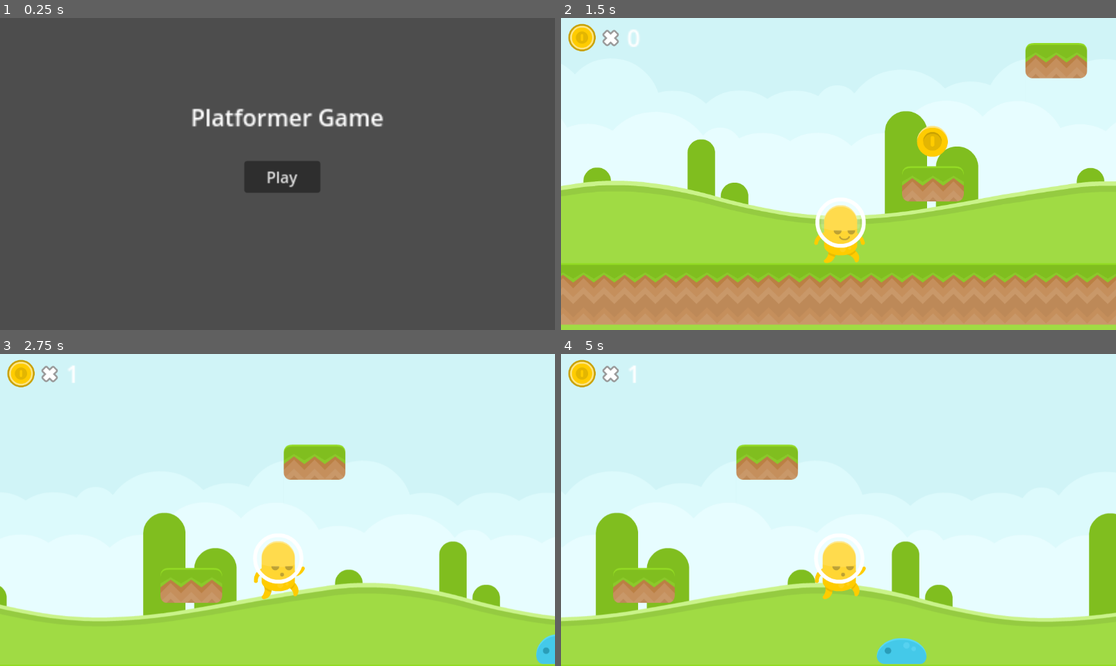
Above: before the commit, frames 1-4 (two rows, left to right).
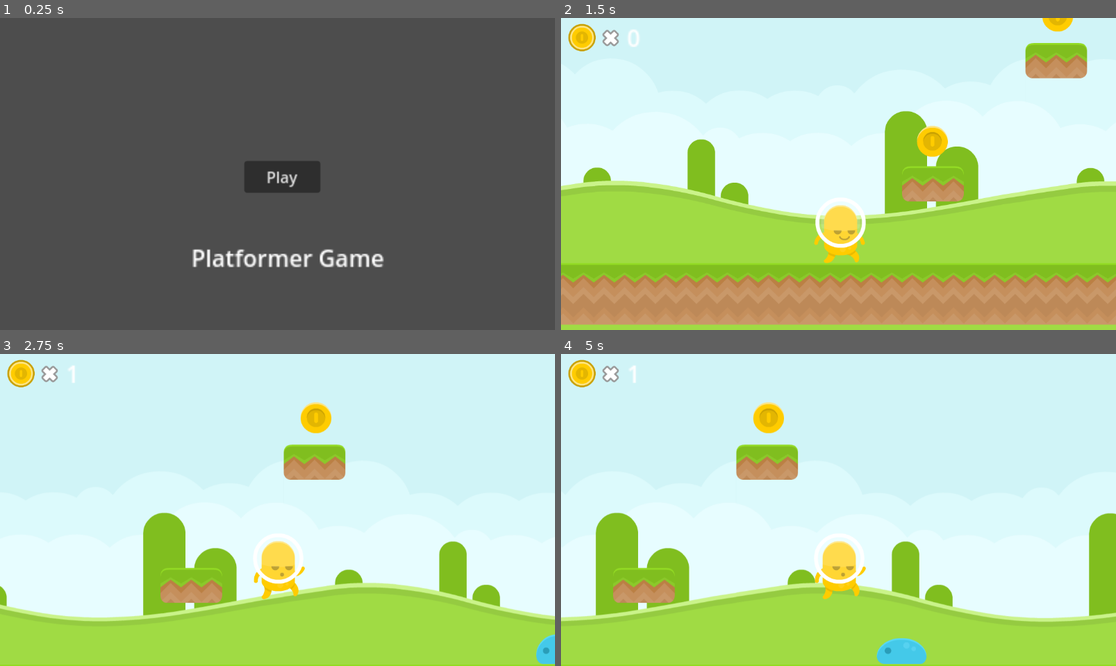
Above: after the commit, the same moments.

Repository: bsu-cs315/P2-Grigsby
Game: Godot game, scene res://menu/menu.tscn
Same seed, same stepped clock (60 frames per second), same inputs: the game is played once before the commit and once after it. Sound files missing from this copy of the repository are replaced by a short silence.
Inputs:
- Up to frame 1 (0.25 s): no input
- Up to frame 2 (1.5 s): click "Play" at 0.5 s; tap Enter at 1.25 s; hold Right (right) from 1.28 s (still down)
- Up to frame 3 (2.75 s): keep holding Right (right); tap Space (jump) at 1.52, 2.27 s
- Up to frame 4 (5 s): release Right (right) at 2.78 s; hold Left (left) 2.78-3.53 s; hold Right (right) from 3.53 s (still down); tap Space (jump) at 3.77, 4.52 s

The runs differ from the first frame. In frame 1, 2.1% of the frame differs, in the area x 34-70%, y 28-80%; in frame 2, 0.2%; in frame 3, 0.4%; in frame 4, 0.5%.

Commit message:
Added juice and fixed any problems with code

Diff:
--- a/Enemy/enemy.gd
+++ b/Enemy/enemy.gd
@@ -11,7 +11,7 @@
 func move_right():
 	velocity.x = 100
 	$AnimatedSprite2D.play("walk")
-func _physics_process(delta):
+func _physics_process(_delta):
 	if velocity.x > 0:
 		$AnimatedSprite2D.scale.x = -1
 	elif velocity.x < 0:
--- a/alien/alien.gd
+++ b/alien/alien.gd
@@ -1,13 +1,17 @@
 extends CharacterBody2D
+
+signal coin_collected(new_coins)
 
 const JUMP_VELOCITY = -700.0
 const SPEED = 300.0
 
+@onready var _animated_sprite := $AnimatedSprite2D
+
 # Get the gravity from the project settings to be synced with RigidBody nodes.
 var gravity = ProjectSettings.get_setting("physics/2d/default_gravity")
 
-
-@onready var _animated_sprite := $AnimatedSprite2D
+var coins := 0
+var original_coins := 0
 
 func _physics_process(delta):
 	if not is_on_floor():
@@ -38,5 +42,11 @@
 
 	move_and_slide()
 
+	if coins != original_coins:
+		coin_collected.emit(coins)
+
 	if position.y > 550:
 		get_tree().change_scene_to_file("res://menu/game_over.tscn")
+
+func get_coins():
+	return coins
--- a/hud/hud.gd
+++ b/hud/hud.gd
@@ -4,9 +4,9 @@
 func _ready():
 	pass
 
-func set_coin(new_coin) -> void:
-	new_coin.coin_collected.connect(_on_coin_collected)
-	update_coin_label(new_coin.get_coins())
+func set_alien(new_alien) -> void:
+	new_alien.coin_collected.connect(_on_coin_collected)
+	update_coin_label(new_alien.get_coins())
 
 func _on_coin_collected(new_coins):
 	update_coin_label(new_coins)
--- a/menu/game_over.gd
+++ b/menu/game_over.gd
@@ -3,7 +3,7 @@
 
 # Called when the node enters the scene tree for the first time.
 func _ready():
-	pass # Replace with function body.
+	$AudioStreamPlayer2D.play()
 
 
 
--- a/menu/game_over.tscn
+++ b/menu/game_over.tscn
@@ -1,6 +1,7 @@
-[gd_scene load_steps=2 format=3 uid="uid://66gma476wymi"]
+[gd_scene load_steps=3 format=3 uid="uid://66gma476wymi"]
 
 [ext_resource type="Script" path="res://menu/game_over.gd" id="1_kgekk"]
+[ext_resource type="AudioStream" uid="uid://bcysh52nftrwy" path="res://menu/394900__funwithsound__failure-1.wav" id="2_kabr3"]
 
 [node name="Game_over" type="Control"]
 layout_mode = 3
@@ -29,4 +30,8 @@
 scale = Vector2(2, 2)
 text = "Back to Menu"
 
+[node name="AudioStreamPlayer2D" type="AudioStreamPlayer2D" parent="."]
+stream = ExtResource("2_kabr3")
+volume_db = 5.0
+
 [connection signal="pressed" from="Menu_button" to="." method="_on_menu_button_pressed"]
--- a/menu/menu.gd
+++ b/menu/menu.gd
@@ -5,6 +5,9 @@
 func _ready():
 	pass # Replace with function body.
 
+func _process(_delta):
+	var tween = get_tree().create_tween()
+	tween.tween_property($Title, "position", Vector2(396,171), 1)
 
 func _on_play_button_pressed():
 	get_tree().change_scene_to_file("res://world/world.tscn")
--- a/menu/menu.tscn
+++ b/menu/menu.tscn
@@ -13,10 +13,10 @@
 
 [node name="Title" type="Label" parent="."]
 layout_mode = 0
-offset_left = 396.0
-offset_top = 171.0
-offset_right = 530.0
-offset_bottom = 197.0
+offset_left = 397.0
+offset_top = 649.0
+offset_right = 531.0
+offset_bottom = 675.0
 scale = Vector2(3, 3)
 text = "Platformer Game"
 
--- a/menu/victory.gd
+++ b/menu/victory.gd
@@ -4,7 +4,13 @@
 # Called when the node enters the scene tree for the first time.
 func _ready():
 	$AnimatedSprite2D.play("dance")
+	$AudioStreamPlayer2D.play()
+	$Timer.start()
 
 
 func _on_menu_button_pressed():
 	get_tree().change_scene_to_file("res://menu/menu.tscn")
+
+
+func _on_timer_timeout():
+	$Label.modulate = Color(randf(), randf(), randf())
--- a/menu/victory.tscn
+++ b/menu/victory.tscn
@@ -1,10 +1,11 @@
-[gd_scene load_steps=7 format=3 uid="uid://cl74ygxud8hlc"]
+[gd_scene load_steps=8 format=3 uid="uid://cl74ygxud8hlc"]
 
 [ext_resource type="Script" path="res://menu/victory.gd" id="1_5l6q8"]
 [ext_resource type="Texture2D" uid="uid://v1wyfkmscqfr" path="res://menu/alienYellow_front.png" id="1_s2dw1"]
 [ext_resource type="Texture2D" uid="uid://d1rmtgjfljkyp" path="res://menu/alienYellow_duck.png" id="2_h60jf"]
 [ext_resource type="Texture2D" uid="uid://c5y7w7ur21x45" path="res://menu/alienYellow_climb1.png" id="3_gwawm"]
 [ext_resource type="Texture2D" uid="uid://bkubg4ukroa1t" path="res://menu/alienYellow_climb2.png" id="4_eri08"]
+[ext_resource type="AudioStream" uid="uid://dukpai24jyu47" path="res://menu/466133__humanoide9000__victory-fanfare.wav" id="6_enmxy"]
 
 [sub_resource type="SpriteFrames" id="SpriteFrames_kkfa7"]
 animations = [{
@@ -74,4 +75,12 @@
 sprite_frames = SubResource("SpriteFrames_kkfa7")
 animation = &"dance"
 
+[node name="Timer" type="Timer" parent="."]
+wait_time = 0.3
+
+[node name="AudioStreamPlayer2D" type="AudioStreamPlayer2D" parent="."]
+stream = ExtResource("6_enmxy")
+volume_db = 5.0
+
 [connection signal="pressed" from="Menu_button" to="." method="_on_menu_button_pressed"]
+[connection signal="timeout" from="Timer" to="." method="_on_timer_timeout"]
--- a/objects/coin.gd
+++ b/objects/coin.gd
@@ -1,16 +1,13 @@
 extends Area2D
 
-signal coin_collected(new_coins)
-
-var coins := 0
-var original_coins := 0
 # Called when the node enters the scene tree for the first time.
 func _ready():
 	pass # Replace with function body.
 
 func _on_body_entered(body):
 	if body.is_in_group("aliens"):
-		coins += 1
+		body.coins += 1
+
 		var audio_stream_player := AudioStreamPlayer.new()
 		audio_stream_player.stream = load("res://objects/keysound.wav")
 		get_parent().add_child(audio_stream_player)
@@ -18,10 +15,4 @@
 		audio_stream_player.finished.connect(func():
 			audio_stream_player.queue_free()
 		)
-
 		queue_free()
-	if coins != original_coins:
-		coin_collected.emit(coins)
-
-func get_coins():
-	return coins
--- a/world/world.gd
+++ b/world/world.gd
@@ -2,5 +2,5 @@
 
 # Called when the node enters the scene tree for the first time.
 func _ready():
-	$Alien/HUD.set_coin($Coin)
+	$Alien/HUD.set_alien($Alien)
 	$AudioStreamPlayer2D.play()
--- a/world/world.tscn
+++ b/world/world.tscn
@@ -81,8 +81,17 @@
 [node name="Enemy" parent="." instance=ExtResource("6_oaxft")]
 position = Vector2(1797, 455)
 
+[node name="Enemy2" parent="." instance=ExtResource("6_oaxft")]
+position = Vector2(3532, 455)
+
 [node name="Coin" parent="." instance=ExtResource("2_uodjw")]
 position = Vector2(831, 267)
+
+[node name="Coin2" parent="." instance=ExtResource("2_uodjw")]
+position = Vector2(2677, 461)
+
+[node name="Coin3" parent="." instance=ExtResource("2_uodjw")]
+position = Vector2(1091, 7)
 
 [node name="TileMap" type="TileMap" parent="."]
 position = Vector2(640, 520)
@@ -93,3 +102,5 @@
 [node name="AudioStreamPlayer2D" type="AudioStreamPlayer2D" parent="."]
 stream = ExtResource("11_at40e")
 volume_db = 5.0
+max_distance = 1e+11
+panning_strength = 0.0
Not shown, added: menu/394900__funwithsound__failure-1.wav.import
Not shown, added: menu/466133__humanoide9000__victory-fanfare.wav.import
Not shown, added: menu/394900__funwithsound__failure-1.wav
Not shown, added: menu/466133__humanoide9000__victory-fanfare.wav
